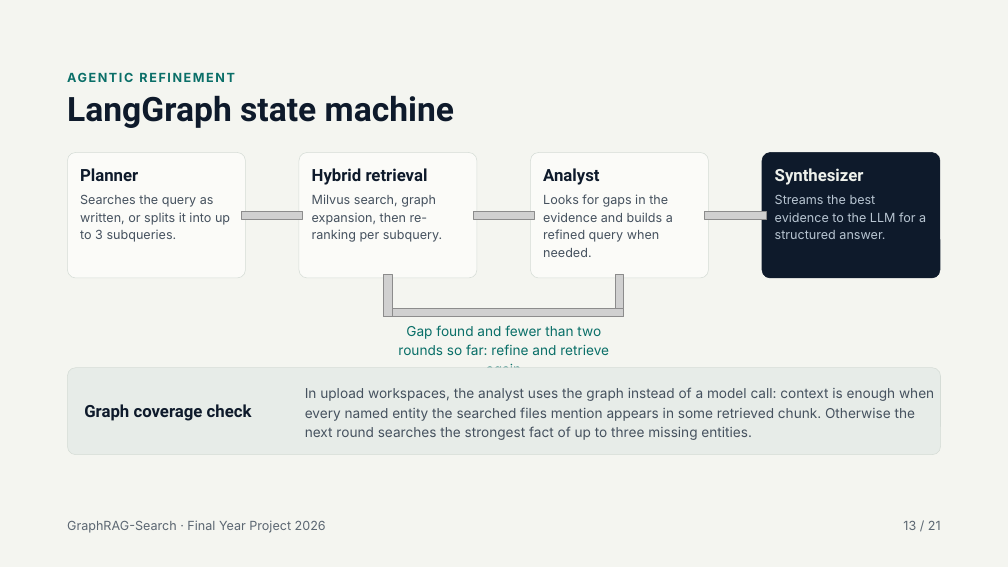
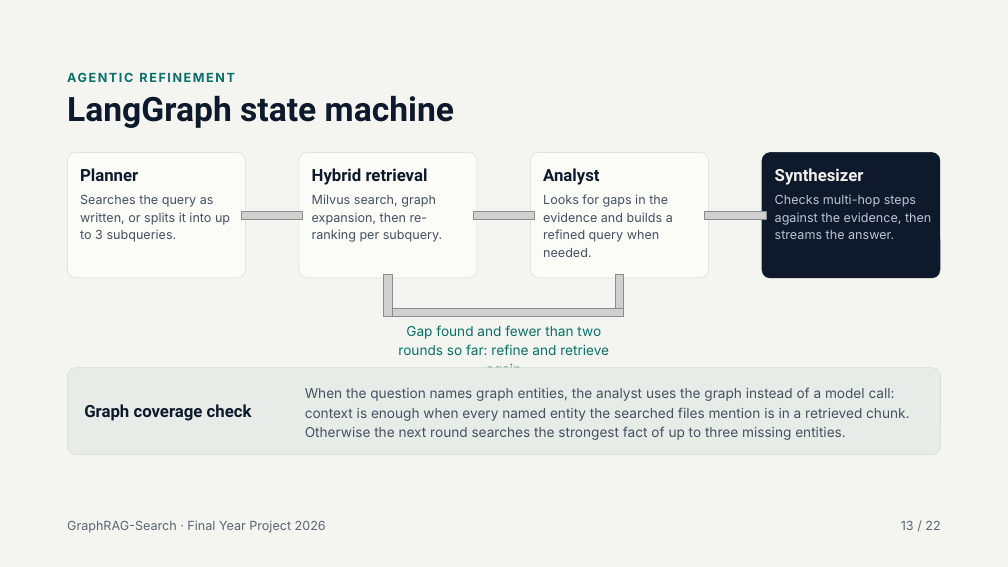
Before and after one commit to williamfaraday123/GraphRAG-Search, a slide deck: slide 13 of GraphRAG-Search Reimagining PageRank for Generative Information Retrieval (1).pptx. Drawn at 1008x567 pixels with LibreOffice and Linux fonts; fonts in the diff are those of the drawing; grey boxes stand for pictures. Boxes give left, top, right and bottom in pixels: in the first picture for what was removed or moved away, otherwise in the second. Text is boxed around its words. In the diff, an @@ line names an element or a change of style, - is before the commit and + after.

Commit message:
Read context only once for two-pass questions

```diff
--- a/GraphRAG-Search Reimagining PageRank for Generative Information Retrieval (1).pptx
+++ b/GraphRAG-Search Reimagining PageRank for Generative Information Retrieval (1).pptx
@@ text at [775, 195, 931, 239]: text changed @@
-Streams the best evidence to the LLM for a structured answer.
+Checks multi-hop steps against the evidence, then streams the answer.
@@ text at [305, 387, 909, 440]: text changed @@
-In upload workspaces, the analyst uses the graph instead of a model call: context is enough when every named entity the searched files mention appears in some retrieved chunk. Otherwise the next round searches the strongest fact of up to three missing entities.
+When the question names graph entities, the analyst uses the graph instead of a model call: context is enough when every named entity the searched files mention is in a retrieved chunk. Otherwise the next round searches the strongest fact of up to three missing entities.
@@ text at [901, 521, 940, 530]: text changed @@
-13 / 21
+13 / 22
```
Also in this commit, not shown: 18 other slides changed, 1 slide added, 8 other files.
